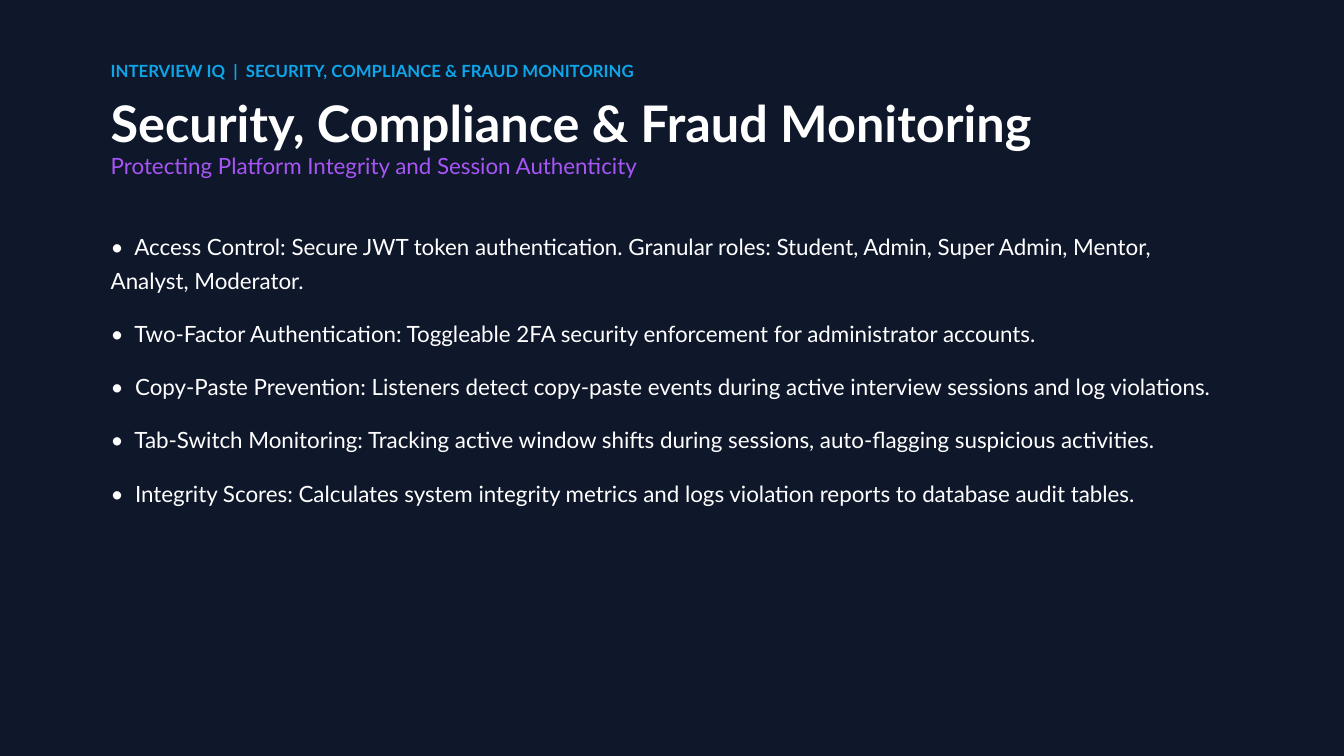
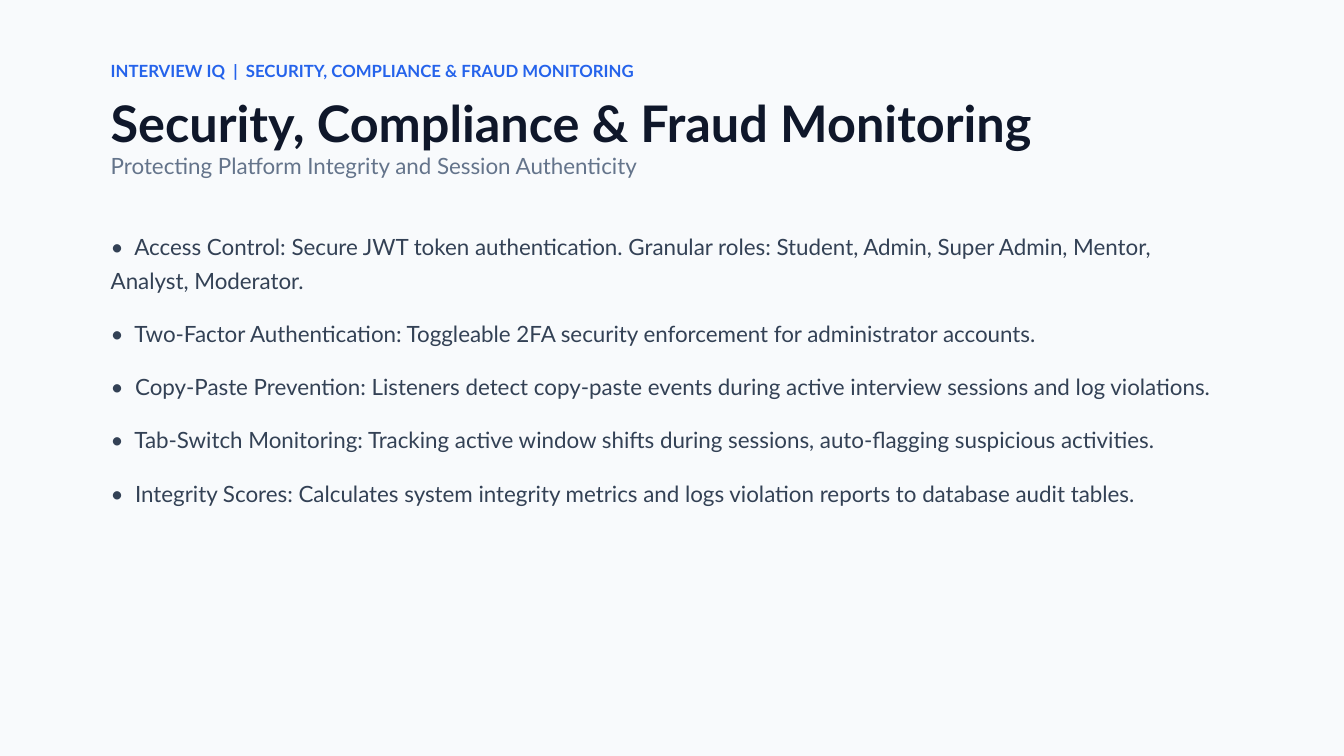
Before and after one commit to Hakashiq/Interview-IQ, a slide deck: slide 8 of presentation.pptx. Drawn at 1344x756 pixels with LibreOffice and Linux fonts; fonts in the diff are those of the drawing. Boxes give left, top, right and bottom in pixels: in the first picture for what was removed or moved away, otherwise in the second. Text is boxed around its words. In the diff, an @@ line names an element or a change of style, - is before the commit and + after.

Commit message:
Update presentation to a clean, presentable light theme

```diff
--- a/presentation.pptx
+++ b/presentation.pptx
@@ background #0F172A to #F8FAFC @@
@@ text "INTERVIEW IQ | SECURITY, COMPLIANCE ..." at bbox=[111, 64, 1031, 178]: text colour #0EA5E9 to #2563EB in "INTERVIEW IQ | SECURITY, COMPLIANCE & FRAUD ..."; text colour #FFFFFF to #0F172A in "Security, Compliance & Fraud Monitoring"; text colour #A855F7 to #64748B in "Protecting Platform Integrity and Session Authenticity" @@
@@ text "• Access Control: Secure JWT ..." at bbox=[111, 238, 1210, 506]: text colour #FFFFFF to #334155 @@
```
Also in this commit, not shown: 9 other slides changed, 1 other file.
